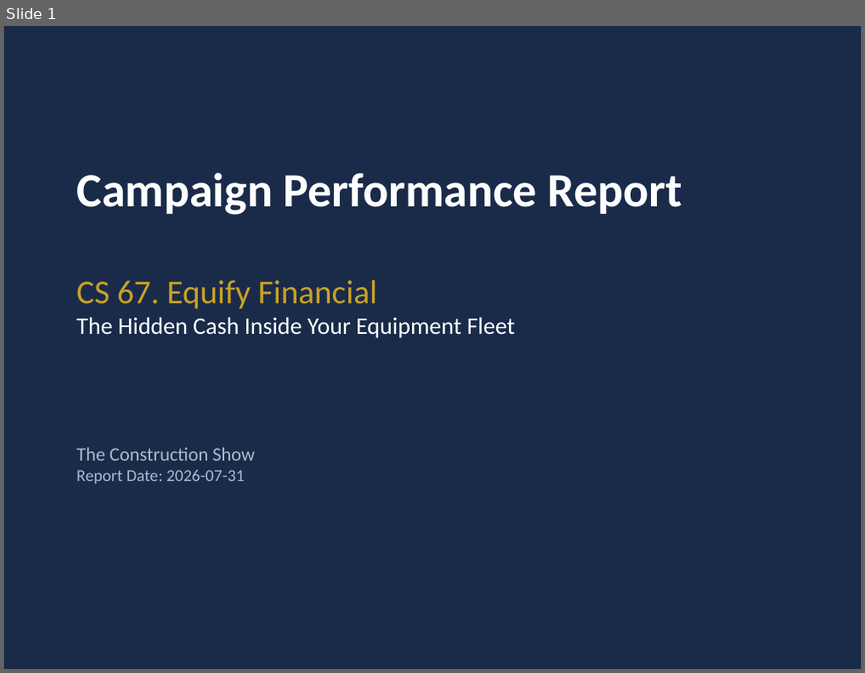
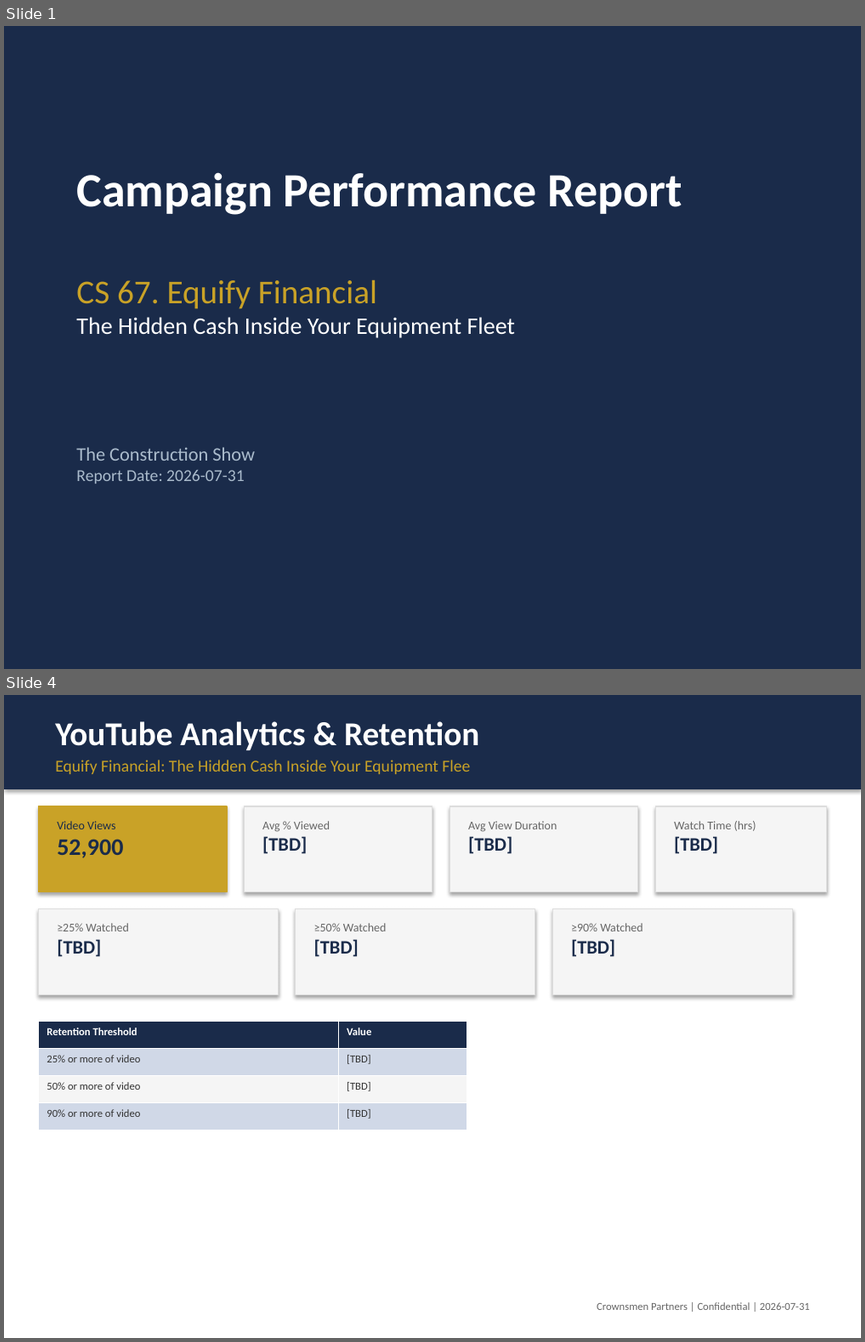
Before and after one commit to althea-ops/reports, a slide deck: output/Crownsmen_Partners_Campaign_Performance_Report__CS_67_-_Equify_Financial.pptx. Shown one above the other, each under a label of ours: slide 1 before the commit, slides 1 and 4 after it; the slides between them are not shown. The pictures are 865x673 and 865x1342 pixels, drawn with LibreOffice and Linux fonts; fonts in the diff are those of the drawing. Boxes give left, top, right and bottom in pixels: in the first picture for what was removed or moved away, otherwise in the second. Text is boxed around its words. In the diff, an @@ line names an element or a change of style, - is before the commit and + after.

```diff
--- a/output/Crownsmen_Partners_Campaign_Performance_Report__CS_67_-_Equify_Financial.pptx
+++ b/output/Crownsmen_Partners_Campaign_Performance_Report__CS_67_-_Equify_Financial.pptx
@@ slide 4 added at [4, 695, 861, 1338], background #FFFFFF @@
@@ rectangle added at [4, 695, 861, 789], fill #1A2B4A @@
@@ text added at [55, 721, 479, 750], 28 pt, text #FFFFFF, bold @@
+YouTube Analytics & Retention
@@ text added at [55, 760, 470, 774], 14 pt, text #C9A227 @@
+Equify Financial: The Hidden Cash Inside Your Equipment Flee
@@ rectangle added at [38, 806, 227, 892], fill #C9A227, outline #C9A227 0.75 pt @@
@@ text added at [57, 821, 123, 858], 10 pt, text #1A2B4A @@
+Video Views
+52,900
@@ rectangle added at [244, 806, 432, 892], fill #F5F5F5, outline #DDDDDD 0.75 pt @@
@@ text added at [262, 821, 330, 854], 10 pt, text #666666 @@
+Avg % Viewed
+[TBD]
@@ rectangle added at [449, 806, 638, 892], fill #F5F5F5, outline #DDDDDD 0.75 pt @@
@@ text added at [468, 821, 557, 854], 10 pt, text #666666 @@
+Avg View Duration
+[TBD]
@@ rectangle added at [655, 806, 827, 892], fill #F5F5F5, outline #DDDDDD 0.75 pt @@
@@ text added at [674, 821, 756, 854], 10 pt, text #666666 @@
+Watch Time (hrs)
+[TBD]
@@ rectangle added at [38, 909, 279, 995], fill #F5F5F5, outline #DDDDDD 0.75 pt @@
@@ text added at [57, 923, 129, 957], 10 pt, text #666666 @@
+≥25% Watched
+[TBD]
@@ rectangle added at [296, 909, 535, 995], fill #F5F5F5, outline #DDDDDD 0.75 pt @@
@@ text added at [314, 923, 386, 957], 10 pt, text #666666 @@
+≥50% Watched
+[TBD]
@@ rectangle added at [552, 909, 792, 995], fill #F5F5F5, outline #DDDDDD 0.75 pt @@
@@ text added at [571, 923, 643, 957], 10 pt, text #666666 @@
+≥90% Watched
+[TBD]
@@ table added at [38, 1021, 466, 1130], 4 rows, 2 columns @@
+Retention Threshold | Value
+25% or more of video | [TBD]
+50% or more of video | [TBD]
+90% or more of video | [TBD]
@@ text added at [596, 1302, 810, 1310], 9 pt, text #666666 @@
+Crownsmen Partners | Confidential | 2026-07-31
```
Also in this commit, not shown: 6 slides changed, 2 other slides added, 3 slides removed, 9 other files.
